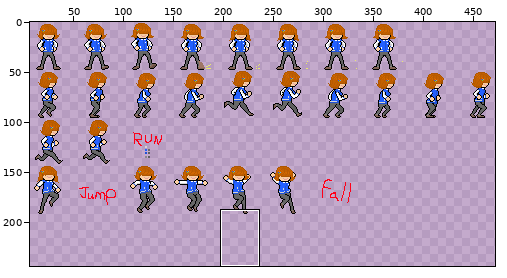
File history of a sprite sheet, Assets/Resources/Art/Follower/Sprite-follower.png. Above, an overview of the earlier version with the close-up marked.
Close-up. First the earlier version:
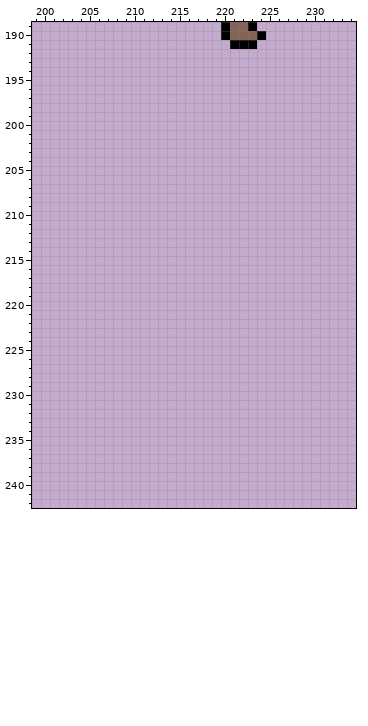
The file is 500x500 pixels. Colours within 5 levels of each other are drawn and written as one. Shown: x 199..234, y 189..242. The wide view leaves out empty margins. The commit also changed other parts of the picture, which this record leaves out.
New version:
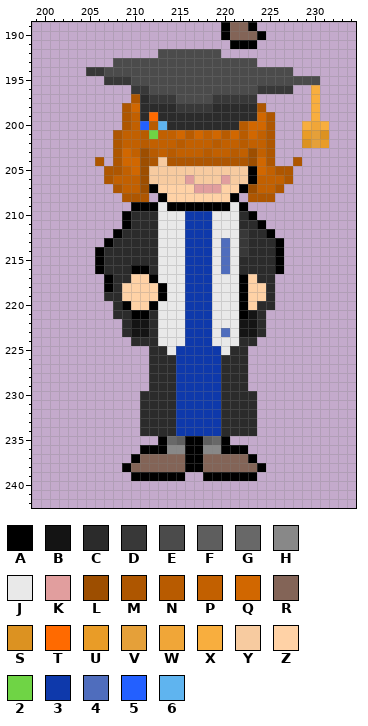
Palette (. is transparent): A #000000  B #141414  C #2b2b2b  D #383838  E #4b4b4b  F #5e5e5e  G #686868  H #888888  J #e9e9e9  K #e19e9e  L #9d4e00  M #ae5600  N #b85b00  P #c26000  Q #d16700  R #836457  S #dc9221  T #ff6a00  U #e99c27  V #e5a039  W #f0a638  X #f8ae3e  Y #f7cba0  Z #ffd2a6  2 #6fd445  3 #0e39ab  4 #4f6dbd  5 #2360ff  6 #5fb4ef
The edit:
y 192: x 213..219 ....... -> EEEEEEE
y 193: x 208..223 ................ -> EEEEEEEEEEEEEEEE
y 194: x 205..227 ....................... -> DDEEEEEEEEEEEEEEEEEEEEE
y 195: x 207..230 ........................ -> DDDEEEEEEEEEEEEEEEEEEEEE
y 196: x 210..227 .................. -> DDEEEEEEEEEEEEDDDD; x 230 . -> X
y 197: x 210..223 .............. -> MCDDDEEEEDDDDD; x 230 . -> X
y 198: x 209..224 ................ -> MQCCCCDDDDCCCCCM; x 230 . -> X
y 199: x 209..225 ................. -> MPCTCCCCCCCCCCCQM; x 230 . -> X
y 200: x 209..225 ................. -> MP5N6CCCCCCCCNQQM; x 229..231 ... -> XWX
y 201: x 208..225 .................. -> MPPN2PPQNQPQNQNQPM; x 229..231 ... -> UVS
y 202: x 208..225 .................. -> MPPNPPPNPPPNPPNPPM; x 229..231 ... -> SVU
y 203: x 208..225 .................. -> MQPLNPNPPPNPPNPLPM
y 204: x 206 . -> M; x 208..225 .................. -> MQQLMYMMMMMMMMMLQM; x 228 . -> M
y 205: x 207..227 ..................... -> MMPQLYYYYYYYYYYYAQPMM
y 206: x 207..227 ..................... -> MPPPLYYYYKYYYKYYAPPPM
y 207: x 208..226 ................... -> MPPLAZZZZKKKZZALPPM
y 208: x 209..211 ... -> MMM; x 213..221 ......... -> AZZZZZZZA; x 223..225 ... -> MMM
y 209: x 210..222 ............. -> AAAJAAAAAAAJA
y 210: x 209..223 ............... -> ACCCJJJ333JJJCA
y 211: x 209..224 ................ -> ACCCJJJ333JJJCCA
y 212: x 208..225 .................. -> ACCCCJJJ333JJJDCCA
y 213: x 207..226 .................... -> ACCCCCJJJ333J4JDCCCA
y 214: x 206..226 ..................... -> ACCCCCCJJJ333J4JDCCCA
y 215: x 206..226 ..................... -> ACCCCCCJJJ333J4JCCCCA
y 216: x 206..226 ..................... -> ACCCAACJJJ333J4JCCCCA
y 217: x 207..225 ................... -> ACCZZAJJJ333JJJAZCC
y 218: x 207..225 ................... -> ACZZZZAJJ333JJJAZZC
y 219: x 207..225 ................... -> CCZZZZAJJ333JJJAZZC
y 220: x 208..225 .................. -> CAZZAJJJ333JJJAZCC
y 221: x 208..224 ................. -> CCAACJJJ333JJJABC
y 222: x 209..224 ................ -> CBBCJJJ333JJJBBC
y 223: x 209..224 ................ -> CBBCJJJ333J4JBBC
y 224: x 210..223 .............. -> CCCJJJ333JJJCC
y 225: x 212..222 ........... -> CCJ33333JCC
y 226..229: x 212..222 ........... -> CCC33333CCC
y 230..234: x 211..223 ............. -> CCCC33333CCCC
y 235: x 213..220 ........ -> AGFAAFGA
y 236: x 211..222 ............ -> AAAHHAAHHAAA
y 237: x 210..223 .............. -> ARRRRRAARRRRRA
y 238: x 209..224 ................ -> ARRRRRRAARRRRRRA
y 239: x 210..215 ...... -> AAAAAA; x 218..223 ...... -> AAAAAA
Where, in picture pixels (left, top, right, bottom), the same in both close-ups:
added: (86, 49, 329, 481)
